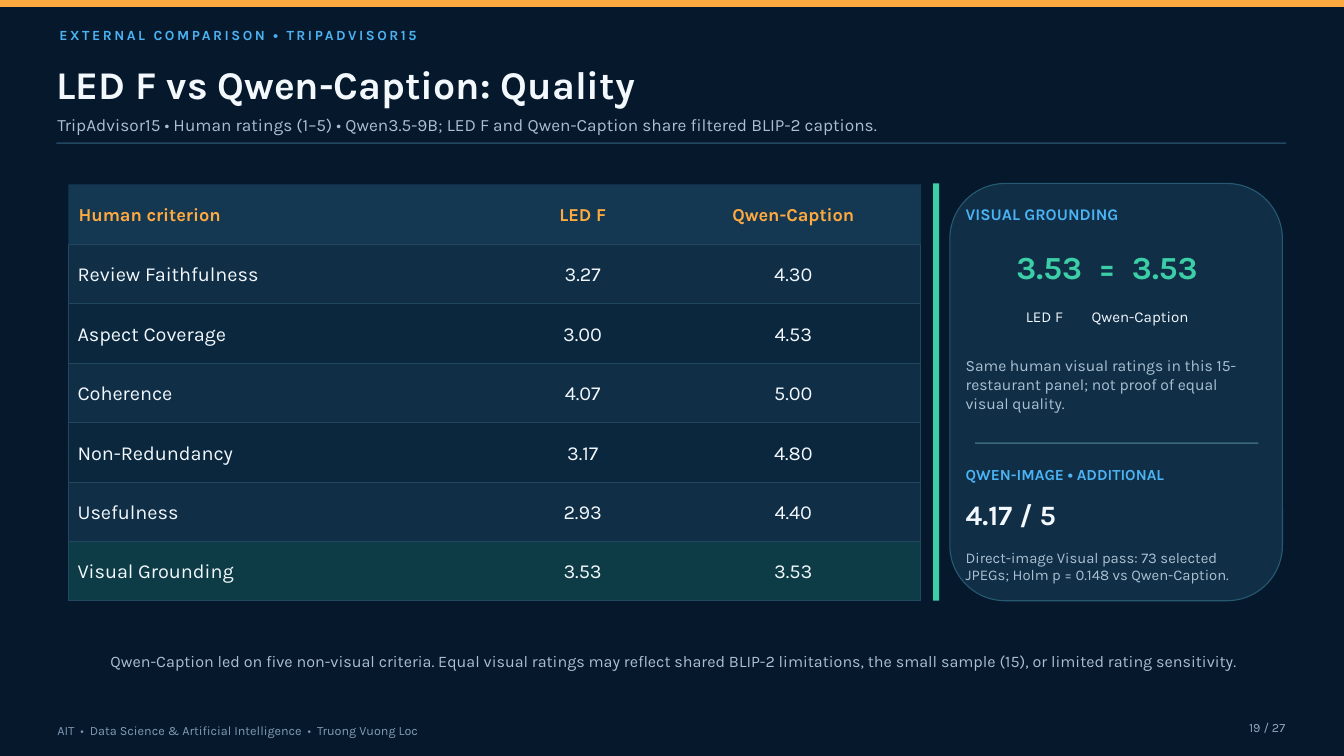
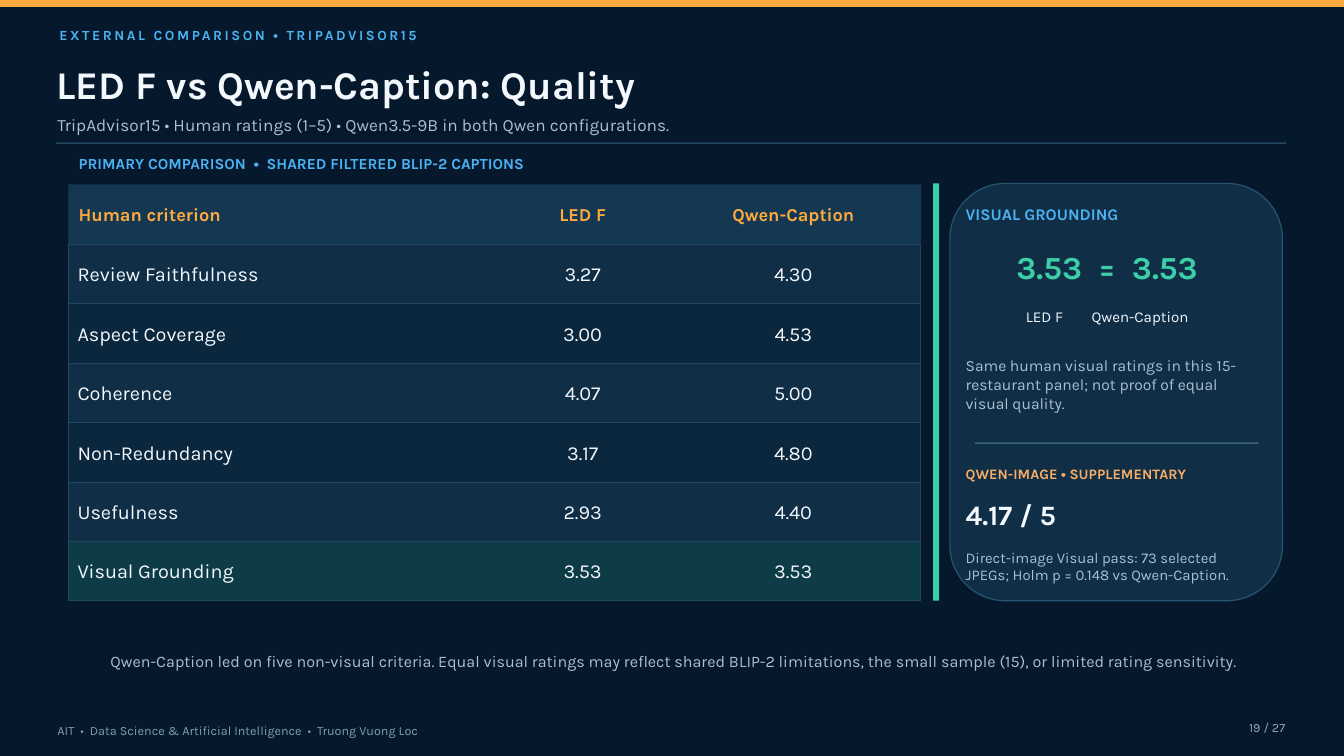
Before and after one commit to vltruong01/restaurant-summarization-thesis, a slide deck: slide 19 of thesis/thesis_slides.pptx. Drawn at 1344x756 pixels with LibreOffice and Linux fonts; fonts in the diff are those of the drawing. Boxes give left, top, right and bottom in pixels: in the first picture for what was removed or moved away, otherwise in the second. Text is boxed around its words. In the diff, an @@ line names an element or a change of style, - is before the commit and + after.

```diff
--- a/thesis/thesis_slides.pptx
+++ b/thesis/thesis_slides.pptx
@@ text at bbox=[57, 118, 669, 135]: text changed @@
-TripAdvisor15 • Human ratings (1–5) • Qwen3.5-9B; LED F and Qwen-Caption share filtered BLIP-2 captions.
+TripAdvisor15 • Human ratings (1–5) • Qwen3.5-9B in both Qwen configurations.
@@ text added at bbox=[79, 159, 524, 169], 11 pt, text #4BB2F3, bold @@
+PRIMARY COMPARISON • SHARED FILTERED BLIP-2 CAPTIONS
@@ text at bbox=[966, 469, 1187, 482]: text changed; size 11 to 10.3 pt; text colour #4BB2F3 to #F6AD67 @@
-QWEN-IMAGE • ADDITIONAL
+QWEN-IMAGE • SUPPLEMENTARY
```
Also in this commit, not shown: 6 other slides changed, 2 other files.
